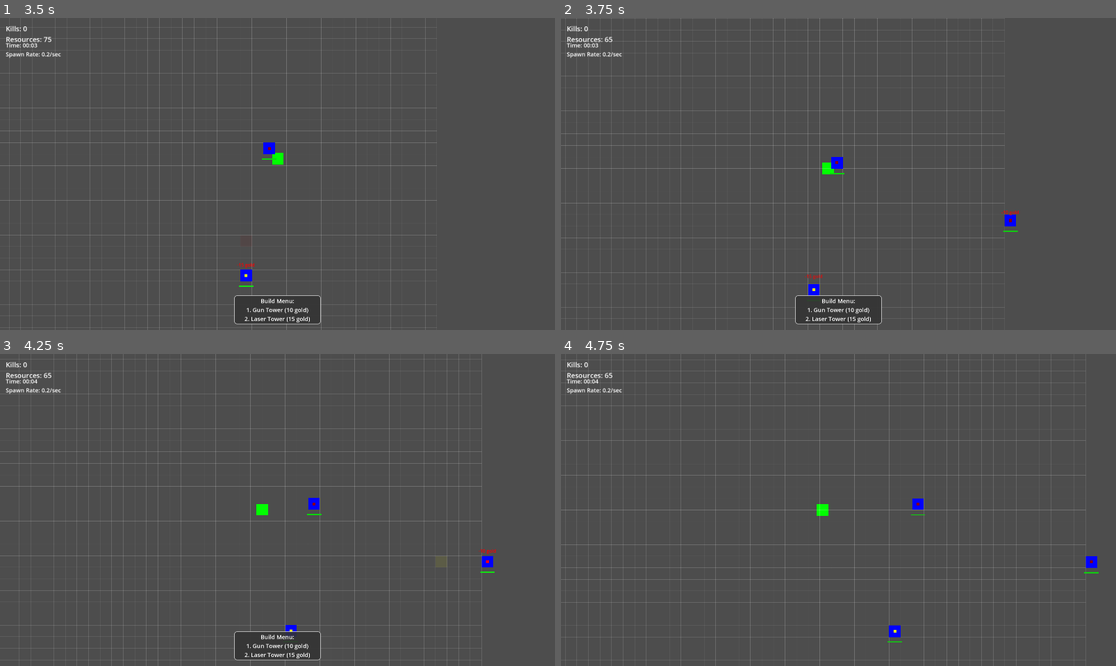
Above: before the commit, frames 1-4 (two rows, left to right).
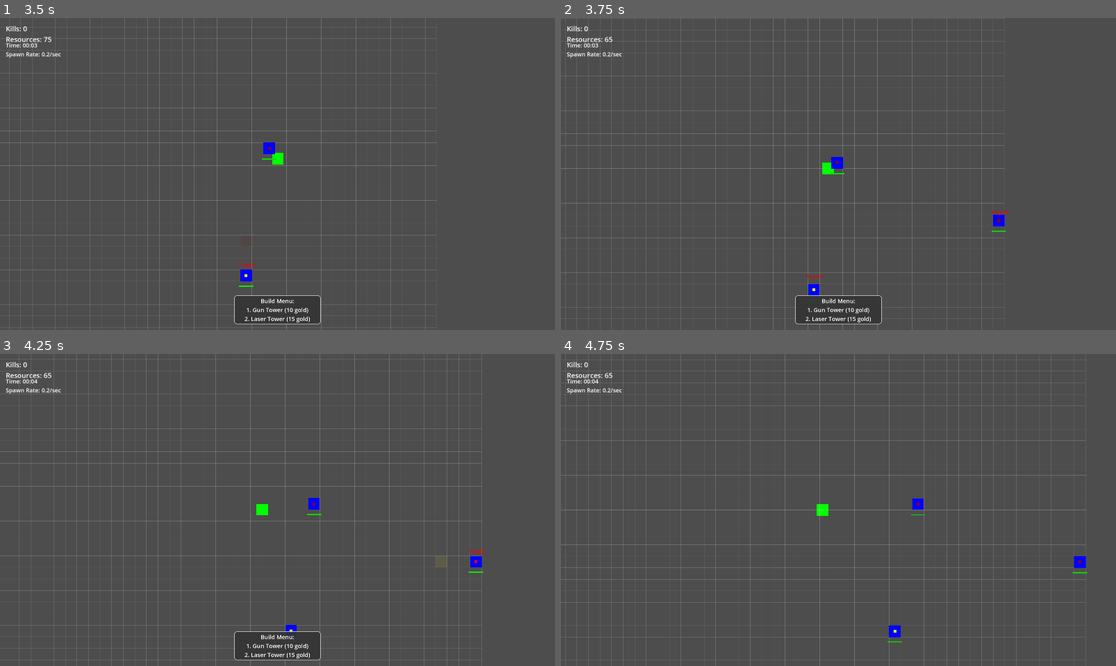
Above: after the commit, the same moments.

Repository: Sephon/testaiproject
Game: Godot game, scene res://Main.tscn
Same seed, same stepped clock (60 frames per second), same inputs: the game is played once before the commit and once after it.
Inputs (mouse positions are in pixels of both pictures, inside the frame that each line leads up to):
- Up to frame 1 (3.5 s): tap Enter (ui_accept) at 0.5, 0.6, 0.77, 1.07, 1.52, 1.55, 1.82, 2.3, 3.02, 3.05, 3.32 s; move the mouse to (399, 158) at 0.52 s; hold Right (ui_right) 0.53-1.28 s; click (399, 158) at 0.67 s; move the mouse to (166, 189) at 1.27 s; hold Down (ui_down) 1.28-2.03 s; tap B at 1.35 s; click (166, 189) at 1.42 s; move the mouse to (333, 105) at 2.02 s; hold Right (ui_right) 2.03-2.78 s; hold 1 2.03-2.78 s; click (333, 105) at 2.17 s; move the mouse to (249, 236) at 2.77 s; hold Up (ui_up) from 2.78 s (still down); tap 2 at 2.85 s; click (249, 236) at 2.92 s
- Up to frame 2 (3.75 s): move the mouse to (1005, 220) at 3.52 s; release Up (ui_up) at 3.53 s; hold Left (ui_left) from 3.53 s (still down); tap Enter (ui_accept) at 3.6 s; click (1005, 220) at 3.67 s
- Up to frame 3 (4.25 s): keep holding Left (ui_left); tap Enter (ui_accept) at 3.77, 4.07 s; tap Escape (ui_cancel) at 4.15 s
- Up to frame 4 (4.75 s): keep holding Left (ui_left); move the mouse to (672, 463) at 4.27 s; tap B at 4.35 s; click (672, 463) at 4.42 s; tap Enter (ui_accept) at 4.52, 4.55 s

Frame 1 is identical in both runs. In frame 2, 0.2% of the frame differs, in the area x 77-83%, y 61-69%; in frame 3, 0.2%, in the area x 84-90%, y 62-71%; in frame 4, 0.2%.

Commit message:
Added a game over screen

Diff:
--- a/testaiproject/Main.gd
+++ b/testaiproject/Main.gd
@@ -73,6 +73,11 @@
 var build_menu_cooldown = 0.3  # Cooldown in seconds
 var last_build_menu_toggle = 0.0
 
+# Game over screen variables
+var game_over_container: Panel
+var game_over_label: Label
+var game_over_options_label: Label
+
 # Called when the node enters the scene tree for the first time.
 func _ready() -> void:
 	# Initialize game objects
@@ -122,6 +127,9 @@
 	spawn_progress_label.position = Vector2(20, 60)
 	spawn_progress_label.add_theme_font_size_override("font_size", 16)
 	add_child(spawn_progress_label)
+
+	# Create game over screen
+	create_game_over_screen()
 
 	# Initialize spawn interval
 	current_spawn_interval = spawn_interval
@@ -176,7 +184,6 @@
 
 		# Update preview tower position
 		update_preview_tower()
-
 
 		# Handle tower placement with left click
 		if selected_tower_type != -1 and Input.is_mouse_button_pressed(MOUSE_BUTTON_LEFT):
@@ -263,6 +270,13 @@
 			if is_instance_valid($Player):
 				$Player.queue_free()
 			player_destroyed = true
+			show_game_over_screen()
+	else:
+		# Handle game over screen input
+		if Input.is_action_just_pressed("ui_accept"):  # Enter key
+			restart_game()
+		elif Input.is_action_just_pressed("ui_cancel"):  # Escape key
+			get_tree().quit()
 
 func get_valid_spawn_position() -> Vector2:
 	var position = Vector2.ZERO
@@ -493,8 +507,9 @@
 		grid_lines.append(line)
 
 func get_grid_position(world_pos: Vector2) -> Vector2:
-	var grid_x = floor(world_pos.x / grid_size) * grid_size + (grid_size /2)
-	var grid_y = floor(world_pos.y / grid_size) * grid_size + (grid_size /2)
+	var max_grid = Vector2(world_size.x / grid_size -1, world_size.y / grid_size -1)
+	var grid_x = max(0, min(max_grid.x, floor(world_pos.x / grid_size))) * grid_size + (grid_size /2)
+	var grid_y = max(0, min(max_grid.y, floor(world_pos.y / grid_size))) * grid_size + (grid_size /2)
 	return Vector2(grid_x, grid_y)
 
 func update_preview_tower() -> void:
@@ -511,3 +526,117 @@
 			preview_tower.color = Color(1, 1, 0, 0.3)  # Semi-transparent yellow
 	else:
 		preview_tower.visible = false
+
+func create_game_over_screen() -> void:
+	# Create container panel
+	game_over_container = Panel.new()
+	game_over_container.visible = false
+	game_over_container.add_theme_stylebox_override("panel", create_game_over_stylebox())
+	hud_container.add_child(game_over_container)
+
+	# Create game over label
+	game_over_label = Label.new()
+	game_over_label.add_theme_font_size_override("font_size", 48)
+	game_over_label.text = "GAME OVER"
+	game_over_label.horizontal_alignment = HORIZONTAL_ALIGNMENT_CENTER
+	game_over_label.vertical_alignment = VERTICAL_ALIGNMENT_CENTER
+	game_over_label.add_theme_color_override("font_color", Color(0.8, 0, 0))  # Dark red
+	game_over_container.add_child(game_over_label)
+
+	# Create options label
+	game_over_options_label = Label.new()
+	game_over_options_label.add_theme_font_size_override("font_size", 24)
+	game_over_options_label.text = "Enter - Try Again\nEsc - Quit Game"
+	game_over_options_label.horizontal_alignment = HORIZONTAL_ALIGNMENT_CENTER
+	game_over_options_label.vertical_alignment = VERTICAL_ALIGNMENT_CENTER
+	game_over_container.add_child(game_over_options_label)
+
+func create_game_over_stylebox() -> StyleBoxFlat:
+	var style = StyleBoxFlat.new()
+	style.bg_color = Color(0.1, 0.1, 0.1, 0.9)  # Dark background with high opacity
+	style.border_color = Color(0.8, 0, 0, 0.9)  # Red border
+	style.border_width_left = 3
+	style.border_width_top = 3
+	style.border_width_right = 3
+	style.border_width_bottom = 3
+	style.corner_radius_top_left = 15
+	style.corner_radius_top_right = 15
+	style.corner_radius_bottom_left = 15
+	style.corner_radius_bottom_right = 15
+	return style
+
+func show_game_over_screen() -> void:
+	var viewport_size = get_viewport().get_visible_rect().size
+	game_over_container.size = Vector2(400, 300)  # Fixed size for the game over screen
+	game_over_container.position = Vector2(
+		(viewport_size.x - game_over_container.size.x) / 2,  # Center horizontally
+		(viewport_size.y - game_over_container.size.y) / 2   # Center vertically
+	)
+
+	# Position the labels
+	game_over_label.size = Vector2(game_over_container.size.x, 100)
+	game_over_label.position = Vector2(0, 50)
+
+	game_over_options_label.size = Vector2(game_over_container.size.x, 100)
+	game_over_options_label.position = Vector2(0, 150)
+
+	game_over_container.visible = true
+
+func restart_game() -> void:
+	# Reset game state
+	player_dead = false
+	player_destroyed = false
+	player_explosion_time = 0.0
+	game_time = 0.0
+	kills = 0
+	resources = 100
+	spawn_timer = 0.0
+	resource_spawn_timer = 0.0
+	current_spawn_interval = spawn_interval
+
+	# Hide game over screen
+	game_over_container.visible = false
+
+	# Clear all enemies and towers
+	for enemy in get_tree().get_nodes_in_group("enemies"):
+		enemy.queue_free()
+	for tower in get_tree().get_nodes_in_group("towers"):
+		tower.queue_free()
+	for resource_node in get_tree().get_nodes_in_group("resource_nodes"):
+		resource_node.queue_free()
+
+	# Create new player
+	var new_player = Area2D.new()
+	new_player.name = "Player"
+	add_child(new_player)
+
+	# Add player components
+	var player_rect = ColorRect.new()
+	player_rect.offset_left = -20.0
+	player_rect.offset_top = -20.0
+	player_rect.offset_right = 20.0
+	player_rect.offset_bottom = 20.0
+	player_rect.color = Color(0, 1, 0, 1)
+	new_player.add_child(player_rect)
+
+	var collision_shape = CollisionShape2D.new()
+	var shape = RectangleShape2D.new()
+	shape.size = Vector2(40, 40)
+	collision_shape.shape = shape
+	new_player.add_child(collision_shape)
+
+	# Set player position and add camera
+	new_player.position = world_center
+	if is_instance_valid(camera):
+		camera.reparent(new_player)
+	else:
+		print("Camera instance is invalid. Creating a new camera.")
+		camera = Camera2D.new()
+		new_player.add_child(camera)
+
+
+	# Connect player signals
+	new_player.body_entered.connect(_on_player_body_entered)
+
+	# Update UI
+	update_ui()
